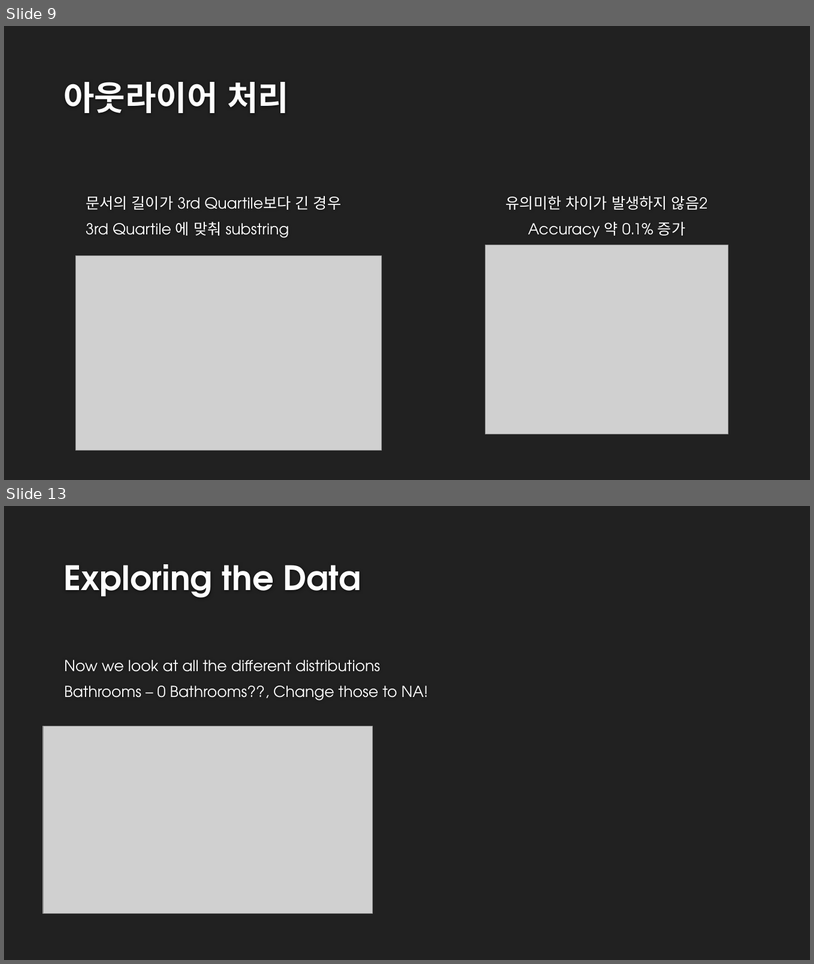
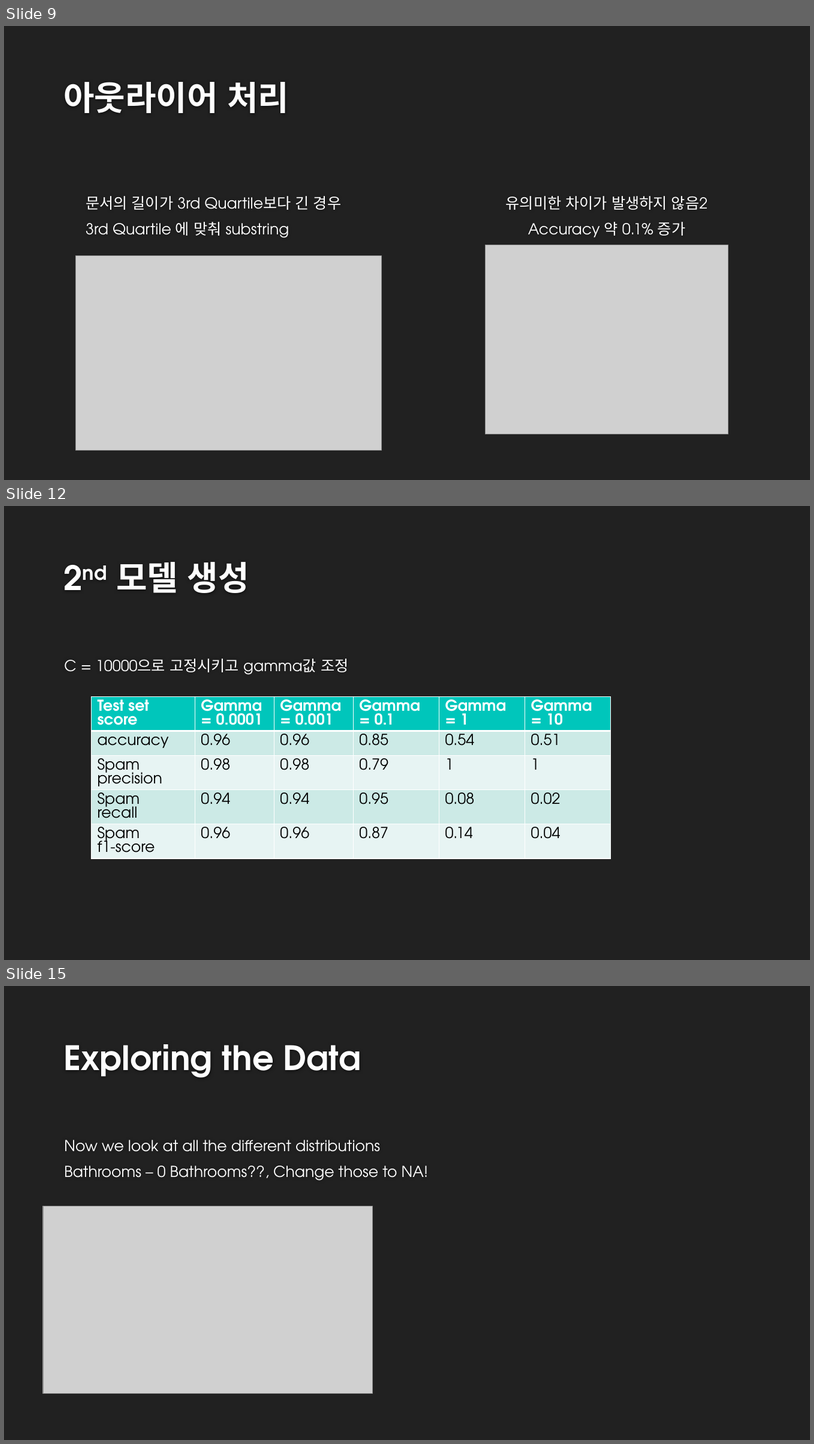
Before and after one commit to fluxus-dev/SpamPrediction, a slide deck: SpamOrHam.pptx. Shown one above the other, each under a label of ours: slides 9 and 13 before the commit, slides 9, 12 and 15 after it; the slides between them are not shown. The pictures are 814x964 and 814x1444 pixels, drawn with LibreOffice and Linux fonts; fonts in the diff are those of the drawing; grey boxes stand for pictures; background and template pictures are left out. Boxes give left, top, right and bottom in pixels: in the first picture for what was removed or moved away, otherwise in the second. Text is boxed around its words. In the diff, an @@ line names an element or a change of style, - is before the commit and + after.

```diff
--- a/SpamOrHam.pptx
+++ b/SpamOrHam.pptx
@@ slide 12 added at box(4, 506, 810, 960), background #212121 @@
@@ title added at box(116, 562, 249, 593), 40 pt, text #FEFEFE, bold @@
+2nd 모델 생성
@@ text added at box(64, 658, 348, 675), 18 pt, text #FFFFFF @@
+C = 10000으로 고정시키고 gamma값 조정
@@ table added at box(91, 697, 611, 891), 5 rows, 6 columns @@
+Test set score | Gamma = 0.0001 | Gamma = 0.001 | Gamma = 0.1 | Gamma = 1 | Gamma = 10
+accuracy | 0.96 | 0.96 | 0.85 | 0.54 | 0.51
+Spam / precision | 0.98 | 0.98 | 0.79 | 1 | 1
+Spam / recall | 0.94 | 0.94 | 0.95 | 0.08 | 0.02
+Spam / f1-score | 0.96 | 0.96 | 0.87 | 0.14 | 0.04
@@ what was slide 13 is now slide 15 @@
```
Also in this commit, not shown: 3 slides changed, 1 other slide added.
